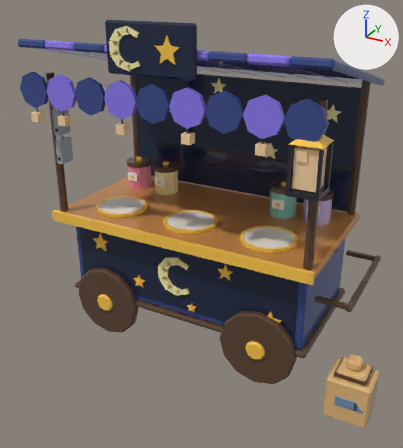
Before and after pictures for a commit that changed the glTF model assets/cat-cafe/exports/CatCafe_Street_DealerCart.glb.
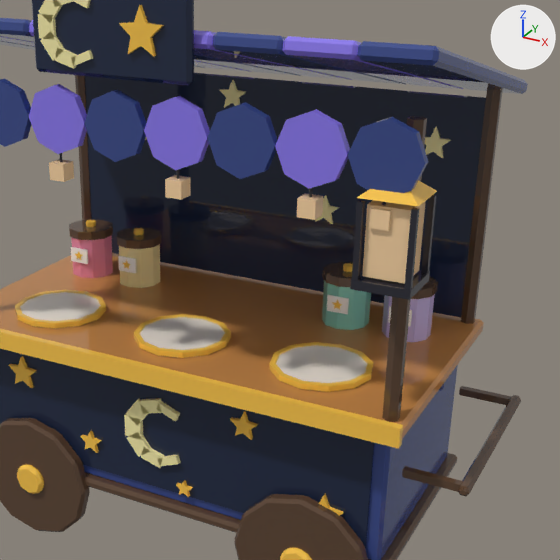
Each version is shown whole from a camera (50 mm lens) standing at (4.89, -9.2, 6.92) and looking at (0.19, -0.66, 2.65), then close up on the part from 22% to 100% of the width and 7% to 78% of the height. Lighting does not change. The marker at upper right points along +X, +Y and +Z. The last two pictures show the newer version. Vertices at exactly the same position are counted once.

Objects in the first close-up: 'CatCafe_Street_DealerCart_Bulb', 'CatCafe_Street_DealerCart_Bulbs', 'CatCafe_Street_DealerCart_Cart'.
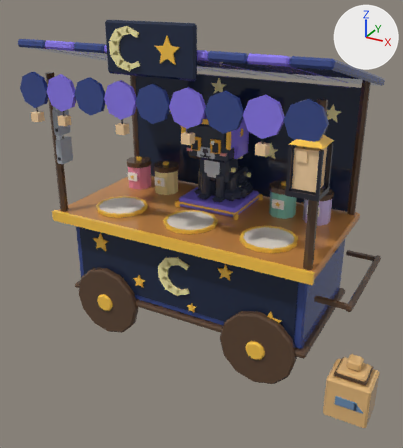
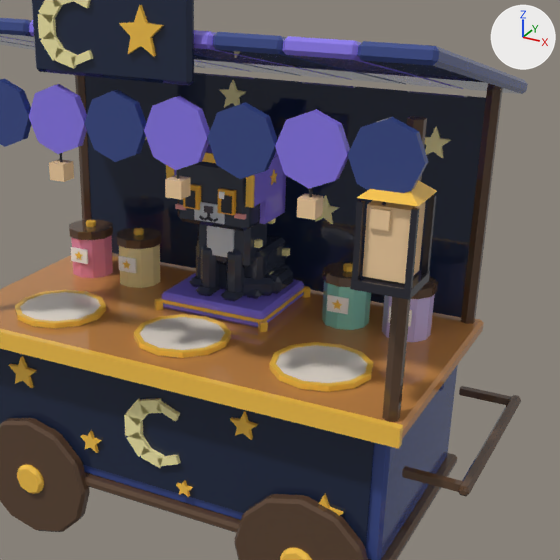
Commit message: Night dealer's own cat on his cart

What differs and where, as boxes [x1, y1, x2, y2] in the close-ups (560 x 560 px):
'CatCafe_Street_DealerCart_Cat_Body', added: after [189, 219, 290, 299]
'CatCafe_Street_DealerCart_Cat_Head', added: after [175, 161, 260, 231]
'CatCafe_Street_DealerCart_Cat_Prop', added (blue): after [166, 146, 286, 224]
'CatCafe_Street_DealerCart_Cat_Tail', added: after [242, 263, 293, 296]
'CatCafe_Street_DealerCart_Cat_LegF1', added: after [221, 249, 245, 301]
'CatCafe_Street_DealerCart_Cat_LegF2', added: after [196, 244, 220, 296]
'CatCafe_Street_DealerCart_Cat_Eye1', added: after [217, 188, 236, 215]
'CatCafe_Street_DealerCart_Cat_Eye2', added: after [183, 184, 201, 210]
part 1 of me_catcafe_street_dealercart_cart, added: after [159, 286, 306, 323]
part 2 of me_catcafe_street_dealercart_cart, added (blue): after [161, 273, 304, 328]
part 3 of me_catcafe_street_dealercart_cart, added: after [155, 286, 311, 332]

Patch to the scene script:
```diff
--- a/assets/cat-cafe/exports/CatCafe_Street_DealerCart.glb.py
+++ b/assets/cat-cafe/exports/CatCafe_Street_DealerCart.glb.py
@@ me_catcafe_street_dealercart_cart @@
-me_catcafe_street_dealercart_cart.from_pydata(...)  # 2249 vertices, 4098 faces; spans x -2.8..3.83, y -2.01..1.57, z 0.0..6.35
+me_catcafe_street_dealercart_cart.from_pydata(...)  # 2313 vertices, 4202 faces; spans x -2.8..3.83, y -2.01..1.57, z 0.0..6.35
+# me_catcafe_street_dealercart_cart part 1: a new loose piece, a box spanning x -0.66..0.66, y -0.14..1.04, z 2.74..2.78, in mat_catcafe_palette
+# me_catcafe_street_dealercart_cart part 2: a new loose piece of 24 vertices spanning x -0.65..0.65, y -0.13..1.03, z 2.66..2.86, in mat_catcafe_palette
+# me_catcafe_street_dealercart_cart part 3
+# 16 vertices are added at x -0.72..0.66, y -0.2..1.04, z 2.63..2.77
+# 16 new vertices lie (0.06, 0.06, 0.0) away from vertices in x -0.72..0.66, y -0.2..1.04, z 2.63..2.77
+# 48 new faces join them
 me_catcafe_street_dealercart_cart.materials.append(mat_catcafe_palette)
@@ ob_catcafe_street_dealercart_cat_tail @@
+ob_catcafe_street_dealercart_cat_tail = bpy.data.objects.new('CatCafe_Street_DealerCart_Cat_Tail', me_catcafe_street_dealercart_cat_tail)  # 72 vertices, 132 faces; spans x -0.049..0.419, y -0.8..0.078, z -0.106..0.106
+ob_catcafe_street_dealercart_cat_tail.location = (0.19, 0.96, 2.98)
@@ ob_catcafe_street_dealercart_cat_prop @@
+ob_catcafe_street_dealercart_cat_prop = bpy.data.objects.new('CatCafe_Street_DealerCart_Cat_Prop', me_catcafe_street_dealercart_cat_prop)  # 166 vertices, 300 faces; spans x -0.527..0.527, y -0.522..0.434, z -0.057..0.95
+ob_catcafe_street_dealercart_cat_prop.location = (0.0, 0.35, 3.82)
@@ ob_catcafe_street_dealercart_cat_legf2 @@
+ob_catcafe_street_dealercart_cat_legf2 = bpy.data.objects.new('CatCafe_Street_DealerCart_Cat_LegF2', me_catcafe_street_dealercart_cat_legf2)  # 40 vertices, 72 faces; spans x -0.114..0.114, y -0.18..0.095, z -0.589..0.0
+ob_catcafe_street_dealercart_cat_legf2.location = (-0.16, 0.17, 3.44)
@@ ob_catcafe_street_dealercart_cat_legf1 @@
+ob_catcafe_street_dealercart_cat_legf1 = bpy.data.objects.new('CatCafe_Street_DealerCart_Cat_LegF1', me_catcafe_street_dealercart_cat_legf2.copy())
+ob_catcafe_street_dealercart_cat_legf1.location = (0.16, 0.17, 3.44)
@@ ob_catcafe_street_dealercart_cat_head @@
+ob_catcafe_street_dealercart_cat_head = bpy.data.objects.new('CatCafe_Street_DealerCart_Cat_Head', me_catcafe_street_dealercart_cat_head)  # 96 vertices, 152 faces; spans x -0.437..0.437, y -0.537..0.218, z -0.095..0.627
+ob_catcafe_street_dealercart_cat_head.location = (0.0, 0.35, 3.82)
@@ ob_catcafe_street_dealercart_cat_eye2 @@
+ob_catcafe_street_dealercart_cat_eye2 = bpy.data.objects.new('CatCafe_Street_DealerCart_Cat_Eye2', me_catcafe_street_dealercart_cat_eye2)  # a box spanning x -0.1..0.1, y -0.033..0.033, z -0.13..0.13; a box spanning x -0.069..0.05, y -0.043..-0.005, z -0.113..0.073; a box spanning x -0.075..-0.015, y -0.057..-0.028, z 0.038..0.108
+ob_catcafe_street_dealercart_cat_eye2.location = (-0.21, -0.14, 4.05)
@@ ob_catcafe_street_dealercart_cat_eye1 @@
+ob_catcafe_street_dealercart_cat_eye1 = bpy.data.objects.new('CatCafe_Street_DealerCart_Cat_Eye1', me_catcafe_street_dealercart_cat_eye1)  # a box spanning x -0.1..0.1, y -0.033..0.033, z -0.13..0.13; a box spanning x -0.05..0.069, y -0.043..-0.005, z -0.113..0.073; a box spanning x -0.075..-0.015, y -0.057..-0.028, z 0.038..0.108
+ob_catcafe_street_dealercart_cat_eye1.location = (0.21, -0.14, 4.05)
@@ ob_catcafe_street_dealercart_cat_body @@
+ob_catcafe_street_dealercart_cat_body = bpy.data.objects.new('CatCafe_Street_DealerCart_Cat_Body', me_catcafe_street_dealercart_cat_body)  # 152 vertices, 252 faces; spans x -0.494..0.494, y -0.356..0.527, z 0.0..1.045
+ob_catcafe_street_dealercart_cat_body.location = (0.0, 0.45, 2.85)
```
